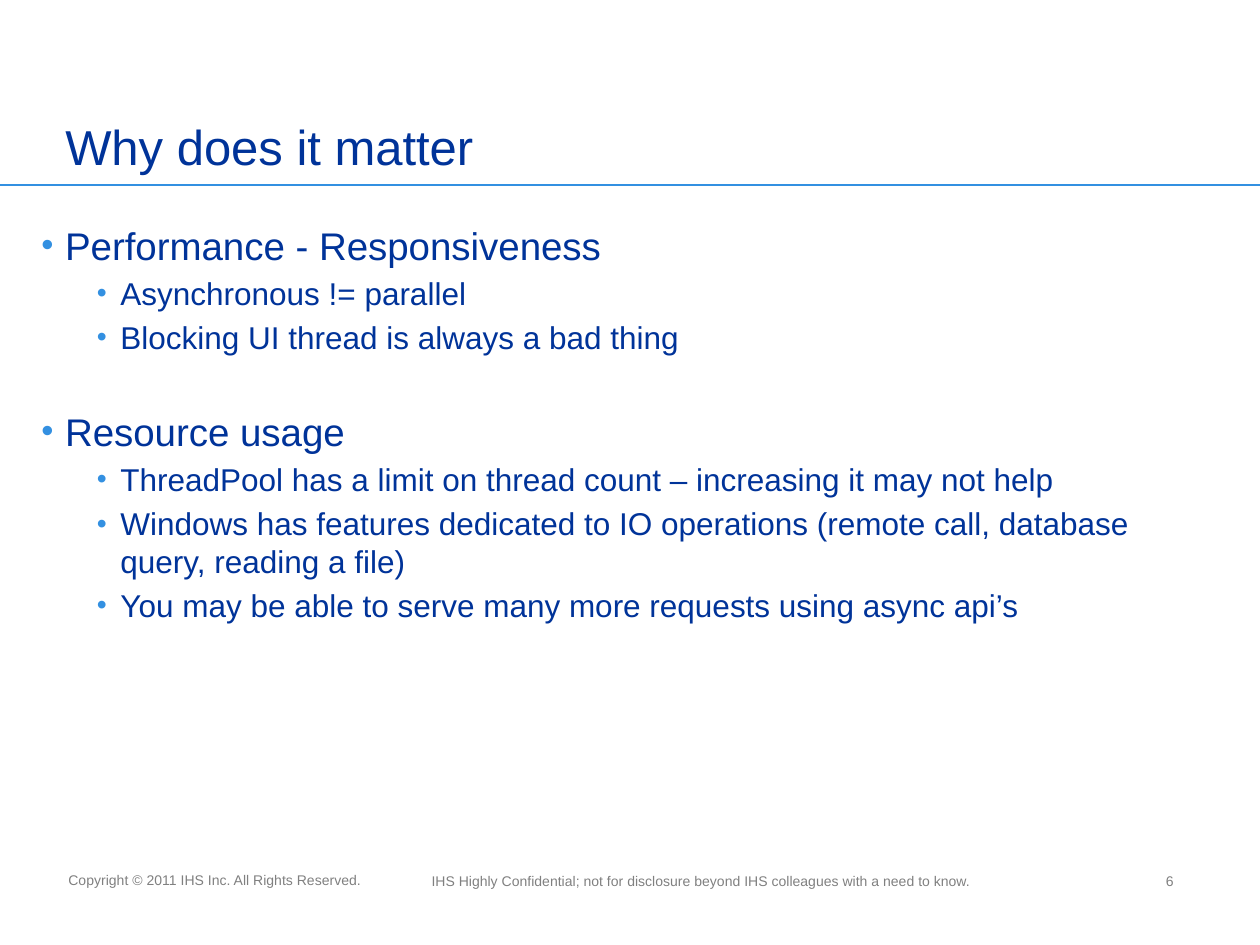
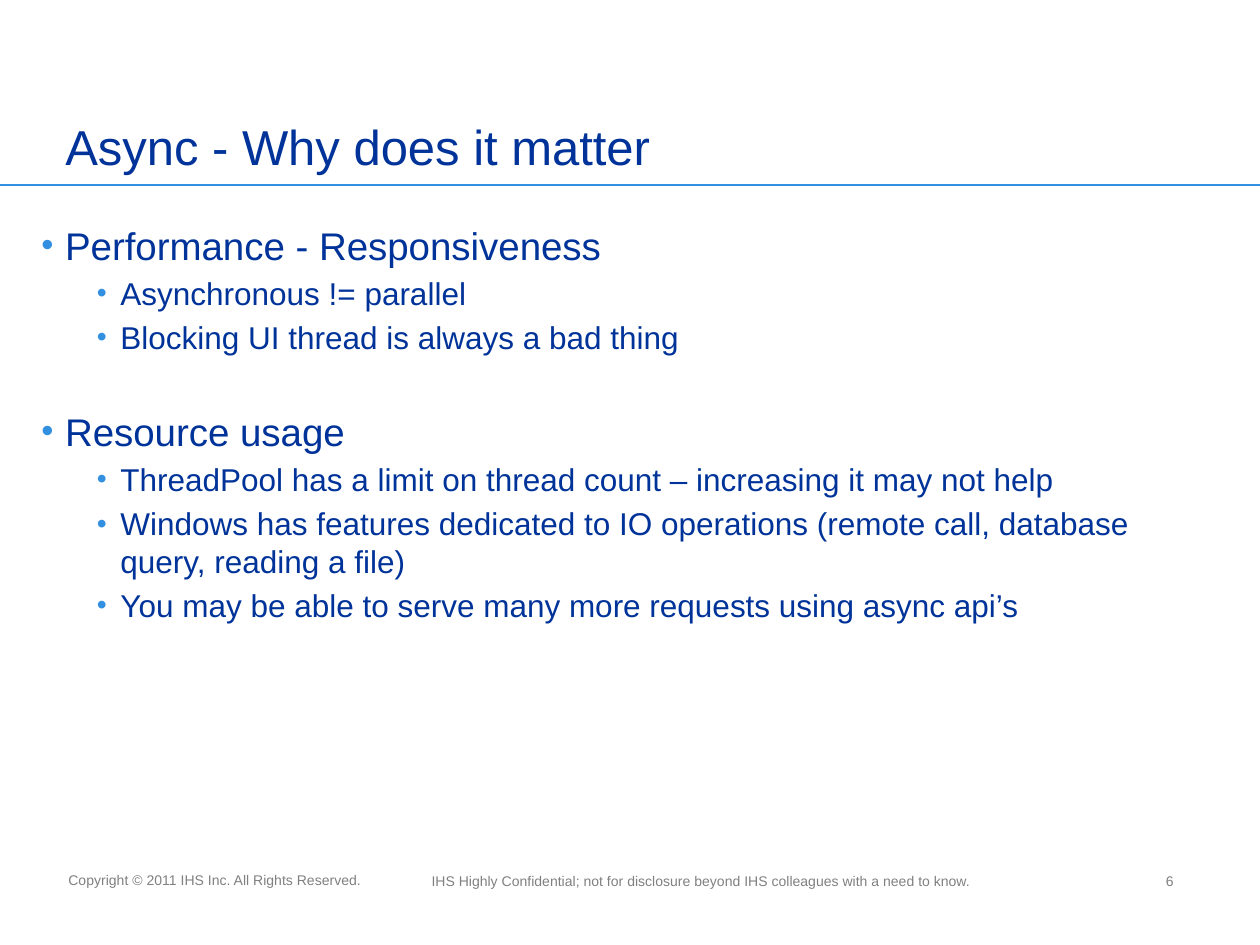
Before and after one commit to miensol/conference2012, a slide deck: slide 6 of C# 5.pptx. Drawn at 1260x945 pixels with LibreOffice and Linux fonts; fonts in the diff are those of the drawing; background and template pictures are left out. Boxes give left, top, right and bottom in pixels: in the first picture for what was removed or moved away, otherwise in the second. Text is boxed around its words. In the diff, an @@ line names an element or a change of style, - is before the commit and + after.

Commit message:
unified titles

```diff
--- a/C# 5.pptx
+++ b/C# 5.pptx
@@ title at (x1=65, y1=129, x2=650, y2=175): text changed @@
-Why does it matter
+Async - Why does it matter
```
Also in this commit, not shown: 2 other slides changed.
